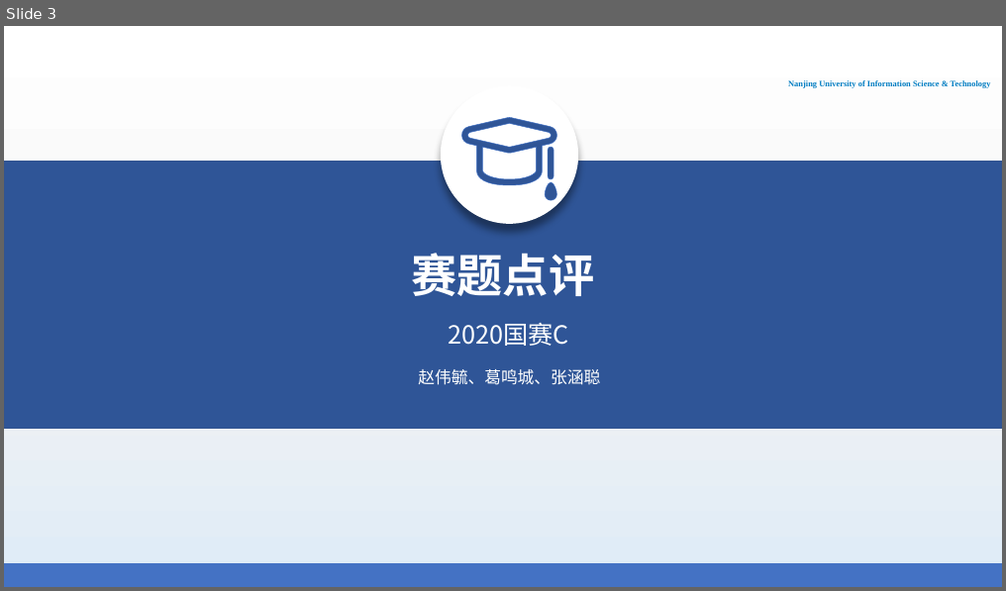
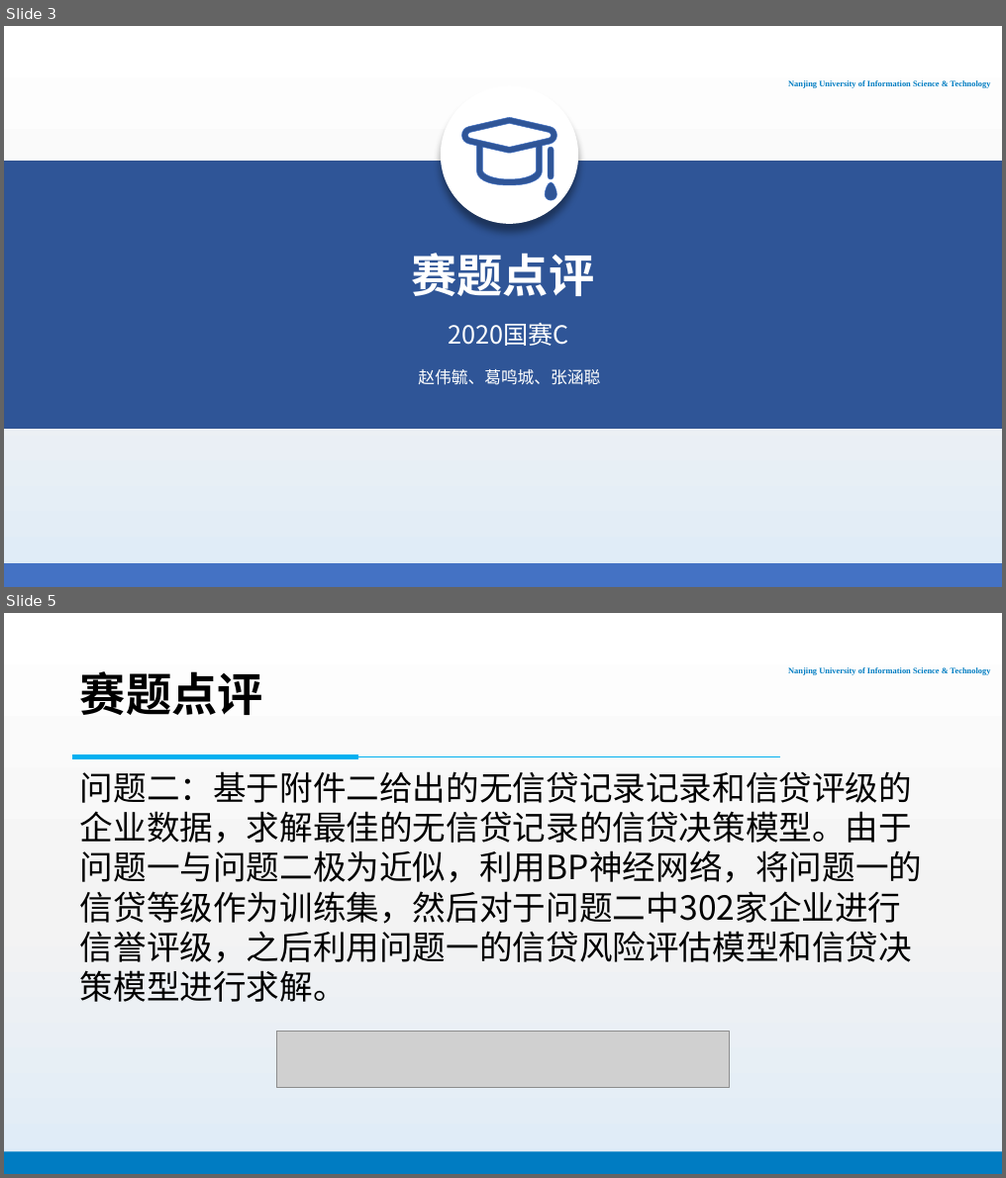
Before and after one commit to PhantomGMC/Week16-Math_model, a slide deck: 数模16周报告.pptx. Shown one above the other, each under a label of ours: slide 3 before the commit, slides 3 and 5 after it; the slides between them are not shown. The pictures are 1006x591 and 1006x1178 pixels, drawn with LibreOffice and Linux fonts; fonts in the diff are those of the drawing; grey boxes stand for pictures; background and template pictures are left out. Boxes give left, top, right and bottom in pixels: in the first picture for what was removed or moved away, otherwise in the second. Text is boxed around its words. In the diff, an @@ line names an element or a change of style, - is before the commit and + after.

```diff
--- a/数模16周报告.pptx
+++ b/数模16周报告.pptx
@@ slide 5 added at box(4, 613, 1002, 1174), background gradient #FFFFFF to #F3F3F3 to #DEEBF7; not listed: 2 template elements that a slide beside it also shows @@
@@ title added at box(80, 671, 263, 715), 44 pt, text #000000, bold @@
+赛题点评
@@ line added from (780, 757) to (73, 757), #00B0F0 0.5 pt @@
@@ rectangle added at box(73, 756, 358, 759), fill #00B0F0, outline #00B0F0 1 pt @@
@@ text added at box(80, 771, 922, 1002), 32 pt, text #000000 @@
+问题二：基于附件二给出的无信贷记录记录和信贷评级的企业数据，求解最佳的无信贷记录的信贷决策模型。由于问题一与问题二极为近似，利用BP神经网络，将问题一的信贷等级作为训练集，然后对于问题二中302家企业进行信誉评级，之后利用问题一的信贷风险评估模型和信贷决策模型进行求解。
@@ picture added at box(277, 1032, 730, 1087) @@
```
Also in this commit, not shown: 7 slides changed, 8 other slides added.
